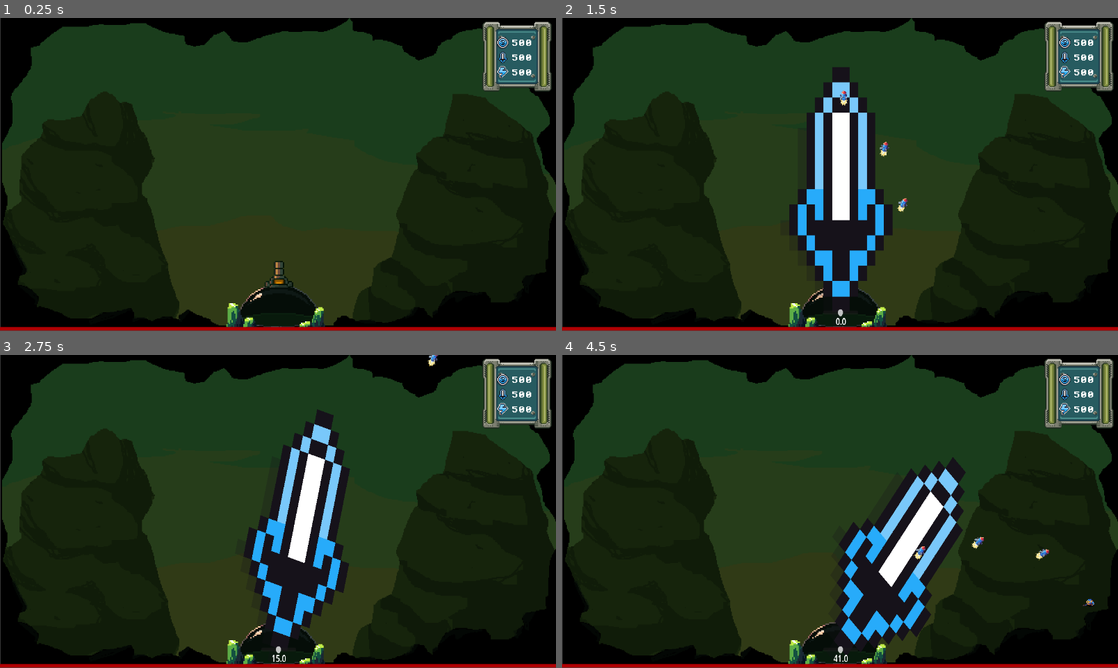
Above: before the commit, frames 1-4 (two rows, left to right).
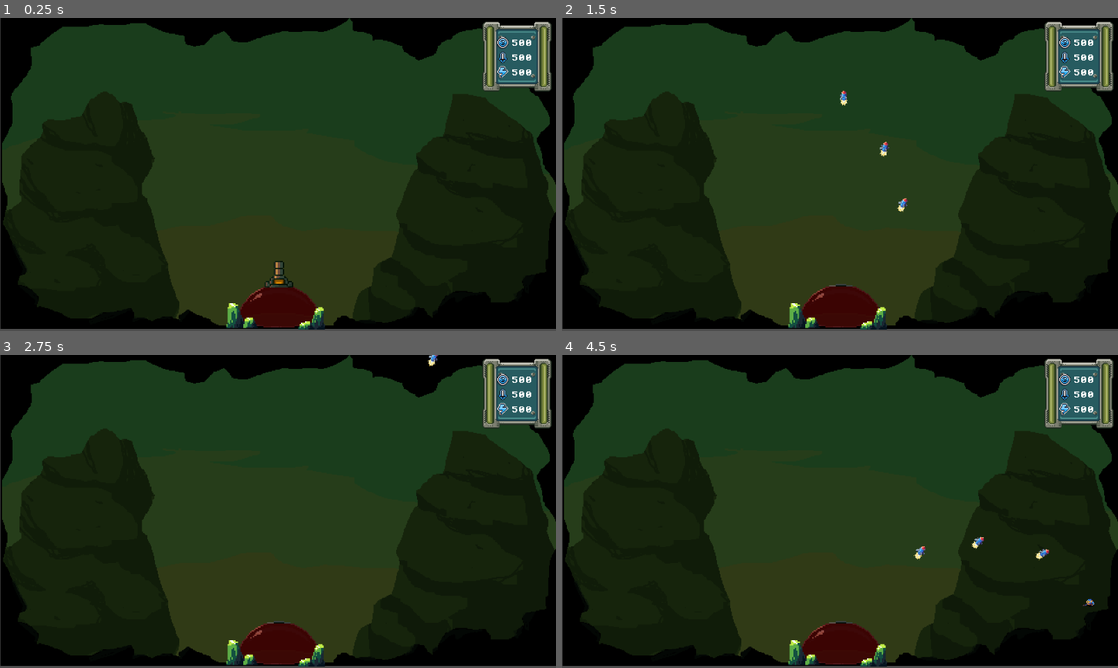
Above: after the commit, the same moments.

Repository: antoinenisoli/DomeSword_GWJ_2025
Game: Godot game, scene res://scenes/levels/game.tscn
Same seed, same stepped clock (60 frames per second), same inputs: the game is played once before the commit and once after it.
Inputs (mouse positions are in pixels of both pictures, inside the frame that each line leads up to):
- Up to frame 1 (0.25 s): no input
- Up to frame 2 (1.5 s): tap Enter at 0.5 s; move the mouse to (962, 158) at 0.52 s; press the mouse at (962, 158) at 0.53 s; hold Right (move_right) 0.53-1.28 s; move the mouse to (728, 190) at 1.27 s; release the mouse at (728, 190) at 1.28 s; hold Left (move_left) from 1.28 s (still down); tap E (switch_weapon) at 1.35 s
- Up to frame 3 (2.75 s): move the mouse to (333, 442) at 2.02 s; release Left (move_left) at 2.03 s; press the mouse at (333, 442) at 2.03 s; hold Right (move_right) from 2.03 s (still down)
- Up to frame 4 (4.5 s): move the mouse to (812, 574) at 2.77 s; release the mouse at (812, 574) at 2.78 s; tap E (switch_weapon) at 2.85, 4.35 s; move the mouse to (1006, 558) at 3.52 s; release Right (move_right) at 3.53 s; press the mouse at (1006, 558) at 3.53 s; hold Left (move_left) from 3.53 s (still down); move the mouse to (673, 464) at 4.27 s; release the mouse at (673, 464) at 4.28 s

The runs differ from the first frame. In frame 1, 2.7% of the frame differs, in the area x 0-100%, y 85-100%; in frame 2, 11%; in frame 3, 11%, in the area x 0-100%, y 17-100%; in frame 4, 11%.

Commit message:
healthbar in dome directly

Diff:
--- a/scenes/entities/player/dome.tscn
+++ b/scenes/entities/player/dome.tscn
@@ -1,10 +1,12 @@
-[gd_scene load_steps=13 format=3 uid="uid://cyleivx7ywp7m"]
+[gd_scene load_steps=18 format=3 uid="uid://cyleivx7ywp7m"]
 
 [ext_resource type="Script" uid="uid://cb8y4fhtikaj7" path="res://scripts/Entities/Player/player_dome.gd" id="1_si0v0"]
 [ext_resource type="Script" uid="uid://ckfsoeqxbgpdo" path="res://scripts/Entities/Health.gd" id="3_bstcn"]
 [ext_resource type="Texture2D" uid="uid://bx7hagu0hslxr" path="res://assets/sprites/player/Dome2.png" id="3_pw578"]
 [ext_resource type="PackedScene" uid="uid://kksfipc358r0" path="res://scenes/weapons/turret.tscn" id="3_t5h6n"]
 [ext_resource type="PackedScene" uid="uid://cdb2g7iw4tamu" path="res://scenes/weapons/sword.tscn" id="4_l7o3r"]
+[ext_resource type="Script" uid="uid://15t3ts3yvwg7" path="res://scripts/Entities/Player/weapons/ammo_container.gd" id="4_si0v0"]
+[ext_resource type="Script" uid="uid://bwsckparmx13i" path="res://scripts/UI/healthbar.gd" id="7_16ise"]
 [ext_resource type="Texture2D" uid="uid://c3rv2r2h01koa" path="res://assets/sprites/player/GreenCrystal_01.png" id="7_r38io"]
 [ext_resource type="Texture2D" uid="uid://b35k0c63xgmtt" path="res://assets/sprites/player/GreenCrystal_02.png" id="8_pmijb"]
 
@@ -16,6 +18,12 @@
 [sub_resource type="CapsuleShape2D" id="CapsuleShape2D_x3mc5"]
 radius = 65.0
 height = 158.0
+
+[sub_resource type="Resource" id="Resource_f5j6v"]
+resource_local_to_scene = true
+script = ExtResource("4_si0v0")
+max_ammo = 100
+metadata/_custom_type_script = "uid://15t3ts3yvwg7"
 
 [sub_resource type="Curve" id="Curve_si0v0"]
 resource_local_to_scene = true
@@ -40,26 +48,35 @@
 "speed": 5.0
 }]
 
+[sub_resource type="StyleBoxFlat" id="StyleBoxFlat_uh2gg"]
+bg_color = Color(0, 0, 0, 0.57254905)
+
+[sub_resource type="StyleBoxFlat" id="StyleBoxFlat_mfv3k"]
+bg_color = Color(1, 0, 0.016666412, 0.22352941)
+
 [node name="Dome" type="StaticBody2D" node_paths=PackedStringArray("weapons", "sprite") groups=["Player"]]
 script = ExtResource("1_si0v0")
 weapons = [NodePath("Weapons/turret"), NodePath("Weapons/sword")]
 _health = SubResource("Resource_dqkch")
-sprite = NodePath("visuals/dome_sprite")
+sprite = NodePath("Weapons/turret/AnimatedSprite2D2")
 hitColor = Color(2.2639842, 2.2639842, 2.2639842, 1)
 
 [node name="CollisionShape2D" type="CollisionShape2D" parent="."]
+visible = false
 position = Vector2(0, 12)
 shape = SubResource("CapsuleShape2D_x3mc5")
 
 [node name="Weapons" type="Node2D" parent="."]
 
 [node name="turret" parent="Weapons" instance=ExtResource("3_t5h6n")]
+ammo_container = SubResource("Resource_f5j6v")
 
 [node name="AnimatedSprite2D2" parent="Weapons/turret" index="0"]
 z_index = -1
 position = Vector2(0, -87)
 
 [node name="sword" parent="Weapons" instance=ExtResource("4_l7o3r")]
+visible = false
 position = Vector2(0, -29)
 rot_limit = 70.0
 force_curve = SubResource("Curve_si0v0")
@@ -67,10 +84,30 @@
 [node name="visuals" type="Node2D" parent="."]
 
 [node name="dome_sprite" type="AnimatedSprite2D" parent="visuals"]
+clip_children = 2
 z_index = -5
 position = Vector2(0, -66)
 sprite_frames = SubResource("SpriteFrames_l7o3r")
 autoplay = "default"
+
+[node name="Healthbar" type="ProgressBar" parent="visuals/dome_sprite"]
+anchors_preset = 12
+anchor_top = 1.0
+anchor_right = 1.0
+anchor_bottom = 1.0
+offset_left = -60.0
+offset_top = -126.0
+offset_right = -70.0
+offset_bottom = -64.0
+grow_horizontal = 2
+grow_vertical = 0
+theme_override_styles/background = SubResource("StyleBoxFlat_uh2gg")
+theme_override_styles/fill = SubResource("StyleBoxFlat_mfv3k")
+max_value = 1.0
+value = 1.0
+fill_mode = 3
+show_percentage = false
+script = ExtResource("7_16ise")
 
 [node name="GreenCrystal01" type="Sprite2D" parent="visuals"]
 position = Vector2(50, -23)
--- a/scenes/levels/game.tscn
+++ b/scenes/levels/game.tscn
@@ -1,6 +1,7 @@
-[gd_scene load_steps=16 format=3 uid="uid://pmrhth1mkfnr"]
+[gd_scene load_steps=18 format=3 uid="uid://pmrhth1mkfnr"]
 
 [ext_resource type="Script" uid="uid://ckfsoeqxbgpdo" path="res://scripts/Entities/Health.gd" id="2_yqjtg"]
+[ext_resource type="Script" uid="uid://15t3ts3yvwg7" path="res://scripts/Entities/Player/weapons/ammo_container.gd" id="4_6370d"]
 [ext_resource type="PackedScene" uid="uid://ck27qna5vj213" path="res://scenes/UI/healthbar.tscn" id="5_iywne"]
 [ext_resource type="PackedScene" uid="uid://wfvh6l3f13hg" path="res://scenes/game_manager.tscn" id="5_p57ef"]
 [ext_resource type="Texture2D" uid="uid://br5pu3661st7y" path="res://assets/sprites/UI/window_theme/window_theme_blue/message_box_A.png" id="6_oi2tv"]
@@ -18,6 +19,12 @@
 script = ExtResource("2_yqjtg")
 metadata/_custom_type_script = "uid://ckfsoeqxbgpdo"
 
+[sub_resource type="Resource" id="Resource_fojqs"]
+resource_local_to_scene = true
+script = ExtResource("4_6370d")
+max_ammo = 100
+metadata/_custom_type_script = "uid://15t3ts3yvwg7"
+
 [sub_resource type="Curve" id="Curve_f5j6v"]
 resource_local_to_scene = true
 _limits = [0.0, 10.0, 0.0, 25.0]
@@ -31,26 +38,26 @@
 
 [node name="Game" type="Node2D"]
 
-[node name="Camera2D" parent="." node_paths=PackedStringArray("turret") instance=ExtResource("7_xmnyv")]
+[node name="Camera2D" parent="." instance=ExtResource("7_xmnyv")]
 position = Vector2(0, -132)
 zoom = Vector2(1.51, 1.51)
-turret = NodePath("../Dome")
 
 [node name="Dome" parent="." instance=ExtResource("7_7rg7d")]
 position = Vector2(1, 103)
 _health = SubResource("Resource_oi2tv")
 
 [node name="turret" parent="Dome/Weapons" index="0"]
+ammo_container = SubResource("Resource_fojqs")
 blink_rate = 30
 
-[node name="sword" parent="Dome/Weapons" index="1" node_paths=PackedStringArray("cam")]
+[node name="sword" parent="Dome/Weapons" index="1"]
 position = Vector2(0, -27.999998)
-cam = NodePath("../../../Camera2D")
 force_curve = SubResource("Curve_f5j6v")
 
 [node name="CanvasLayer" type="CanvasLayer" parent="."]
 
 [node name="Healthbar" parent="CanvasLayer" instance=ExtResource("5_iywne")]
+visible = false
 anchors_preset = 12
 anchor_top = 1.0
 anchor_right = 1.0
--- a/scripts/Entities/Player/player_dome.gd
+++ b/scripts/Entities/Player/player_dome.gd
@@ -7,6 +7,14 @@
 func _ready():
     super ()
     equip_weapon(weapons[weaponIndex])
+
+func death() -> void:
+    EventManager.on_player_killed.emit()
+    super ()
+
+func takeDmg(dmg: int) -> void:
+    super (dmg)
+    EventManager.on_player_damaged.emit()
 
 func equip_weapon(weapon: DomeWeapon) -> void:
     for w in weapons:
--- a/scripts/Entities/Player/weapons/sword_controller.gd
+++ b/scripts/Entities/Player/weapons/sword_controller.gd
@@ -8,7 +8,6 @@
 @export var push_force: float = 50
 
 @export var sword: Node2D
-@export var cam: Camera2D
 @export var timer: Timer
 @export var txt: Label
 @export var force_slider: HSlider
@@ -86,7 +85,6 @@
     TimeManager.slow_motion(slowMo)
     play_vfx(enemy)
     EventManager.on_sword_hit.emit(dmg)
-    cam.shake()
     enemy.takeDmg(dmg)
     enemy.get_parent().push_back(absf(velocity) * push_force)
 
--- a/scripts/Entities/Player/weapons/turret_controller.gd
+++ b/scripts/Entities/Player/weapons/turret_controller.gd
@@ -30,6 +30,7 @@
         light.self_modulate = color if Engine.get_process_frames() % blink_rate else blink
 
 func ammo_from_sword(dmg: int) -> void:
+    print("get " + str(dmg) + " ammos !!")
     ammo_container.add_ammo(dmg)
 
 func on_bullet_shot(bullet) -> void:
--- a/scripts/camera_controller.gd
+++ b/scripts/camera_controller.gd
@@ -2,13 +2,13 @@
 
 @export var shake_duration = 0.1
 @export var shake_amount = 10
-@export var turret: Turret
 
 var current_shake = 0
 
 func _ready():
-    if turret:
-        turret.damage_taken.connect(shake)
+    EventManager.on_player_damaged.connect(shake)
+    EventManager.on_sword_hit.connect(func f(_dmg: int) -> void:
+        shake())
 
 func shake(_t = 0) -> void:
     current_shake = shake_amount
--- a/scripts/event_manager.gd
+++ b/scripts/event_manager.gd
@@ -1,4 +1,5 @@
 extends Node2D
 
 signal on_sword_hit
+signal on_player_damaged
 signal on_player_killed
